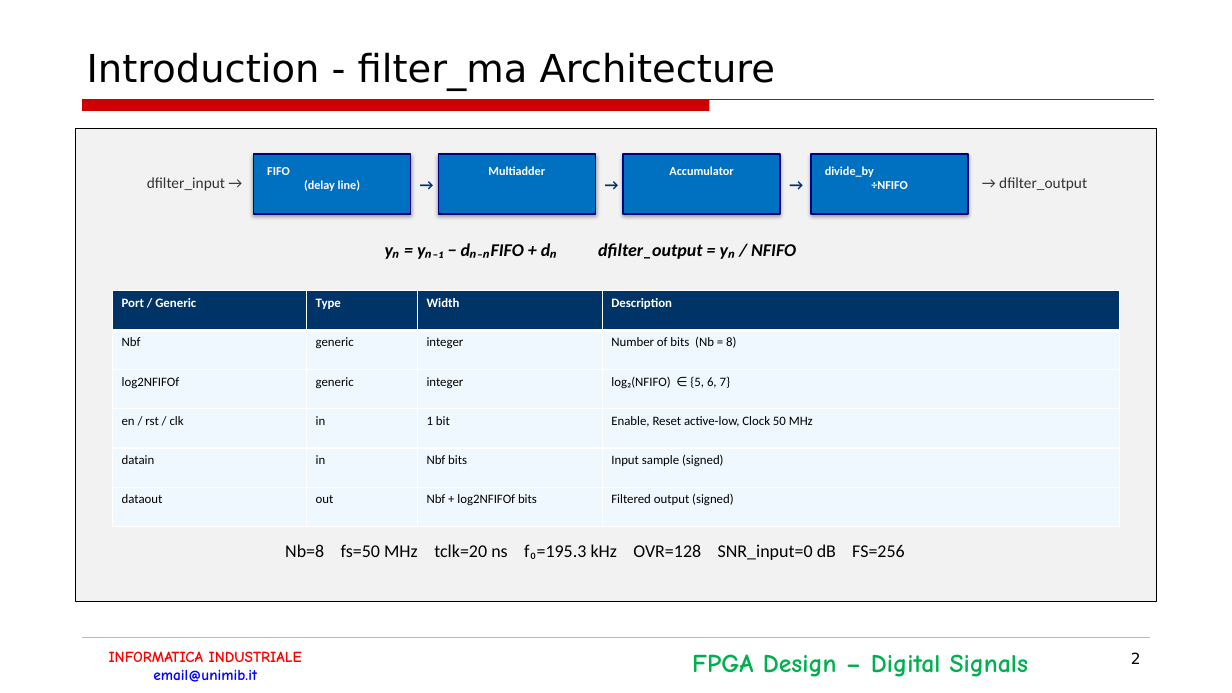
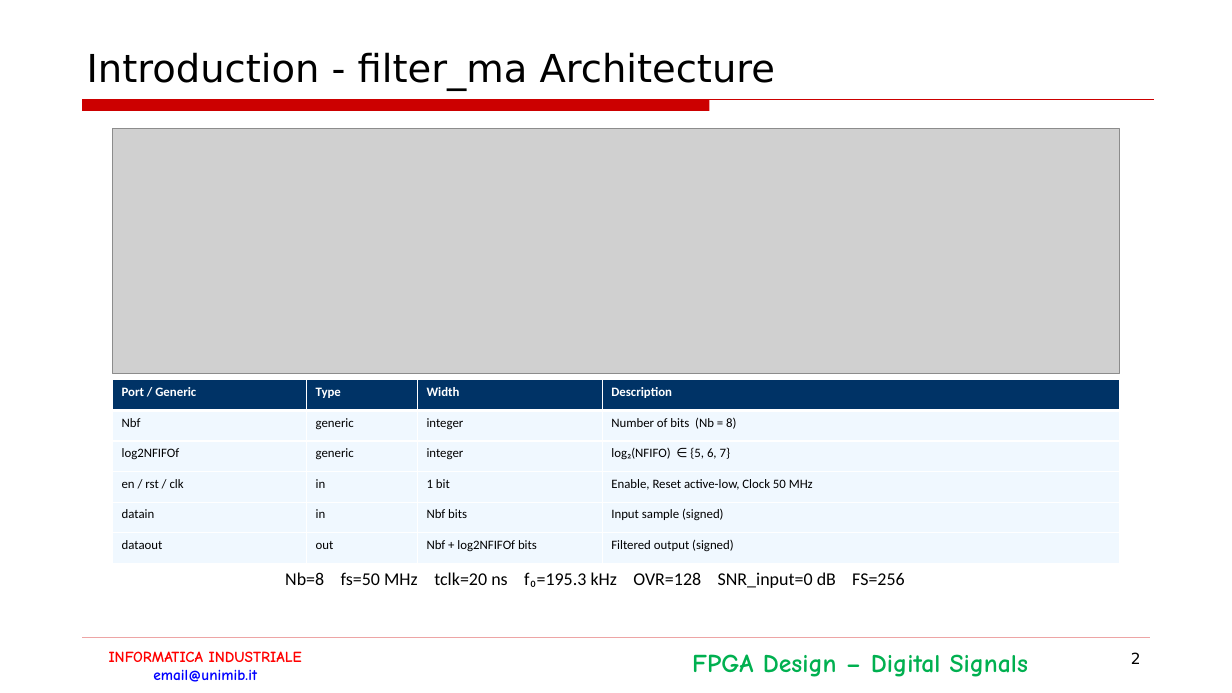
Before and after one commit to NadimElHanafi/Progetto_Informatica_Industriale, a slide deck: slide 2 of DocumentazioneDiProgetto_ElHanafi.pptx. Drawn at 1232x693 pixels with LibreOffice and Linux fonts; fonts in the diff are those of the drawing; grey boxes stand for pictures; background and template pictures are left out. Boxes give left, top, right and bottom in pixels: in the first picture for what was removed or moved away, otherwise in the second. Text is boxed around its words. In the diff, an @@ line names an element or a change of style, - is before the commit and + after.

Commit message:
Updated presentation

```diff
--- a/DocumentazioneDiProgetto_ElHanafi.pptx
+++ b/DocumentazioneDiProgetto_ElHanafi.pptx
@@ rectangle removed at [76,128,1157,602] @@
@@ picture added at [113,128,1120,373] @@
@@ text removed at [147,177,225,191] @@
-dfilter_input →
@@ rectangle removed at [253,153,410,213] @@
@@ text removed at [267,167,360,191] @@
-FIFO
-(delay line)
@@ text removed at [410,170,443,196] @@
-→
@@ rectangle removed at [438,153,595,213] @@
@@ text removed at [488,166,545,175] @@
-Multiadder
@@ text removed at [595,170,628,196] @@
-→
@@ rectangle removed at [623,153,780,213] @@
@@ text removed at [669,166,733,175] @@
-Accumulator
@@ text removed at [780,170,812,196] @@
-→
@@ rectangle removed at [811,153,969,213] @@
@@ text removed at [825,166,908,189] @@
-divide_by
-÷NFIFO
@@ text removed at [999,177,1087,191] @@
-→ dfilter_output
@@ text removed at [433,243,796,259] @@
-yₙ = yₙ₋₁ − dₙ₋ₙFIFO + dₙ dfilter_output = yₙ / NFIFO
@@ table: place and size @@
-table at [113,291,1120,527]
+table at [113,380,1120,564]
@@ text "Nb=8 fs=50 MHz tclk=20 ns ...": place and size @@
-text "Nb=8 fs=50 MHz tclk=20 ns ..." at [285,544,905,560]
+text "Nb=8 fs=50 MHz tclk=20 ns ..." at [285,572,905,588]
```
Also in this commit, not shown: 3 other slides changed, 1 other file.
